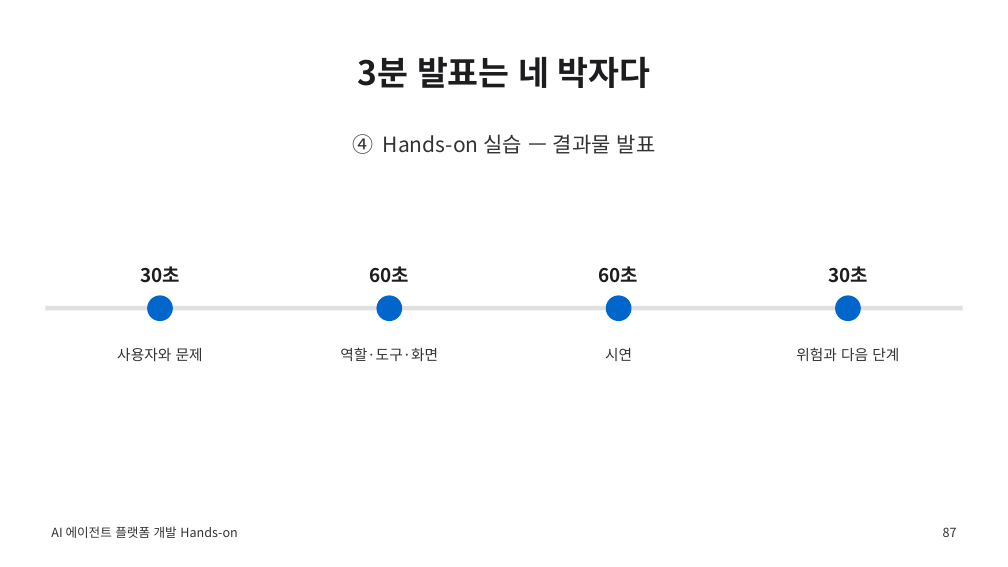
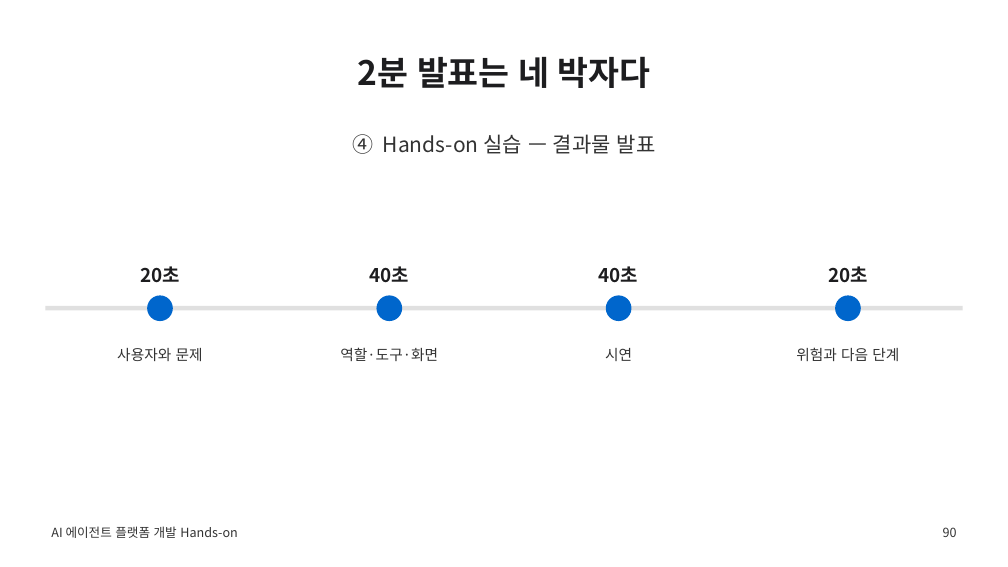
Before and after one commit to GNOEYHEAT/hands-on-ai-agent-platform, a slide deck: slide 90 of slides/hands-on-ai-agent-platform-advanced.pptx (slide 87 before the commit). Drawn at 1008x567 pixels with LibreOffice and Linux fonts; fonts in the diff are those of the drawing. Boxes give left, top, right and bottom in pixels: in the first picture for what was removed or moved away, otherwise in the second. Text is boxed around its words. In the diff, an @@ line names an element or a change of style, - is before the commit and + after.

```diff
--- a/slides/hands-on-ai-agent-platform-advanced.pptx
+++ b/slides/hands-on-ai-agent-platform-advanced.pptx
@@ text at bbox=[358, 56, 650, 88]: text changed @@
-3분 발표는 네 박자다
+2분 발표는 네 박자다
@@ text at bbox=[140, 266, 179, 283]: text changed @@
-30초
+20초
@@ text at bbox=[370, 266, 409, 283]: text changed @@
-60초
+40초
@@ text at bbox=[599, 266, 638, 283]: text changed @@
-60초
+40초
@@ text at bbox=[828, 266, 867, 283]: text changed @@
-30초
+20초
@@ text at bbox=[943, 527, 957, 537]: text changed @@
-87
+90
```
Also in this commit, not shown: 83 other slides changed, 4 slides added, 1 slide removed, 16 other files.
